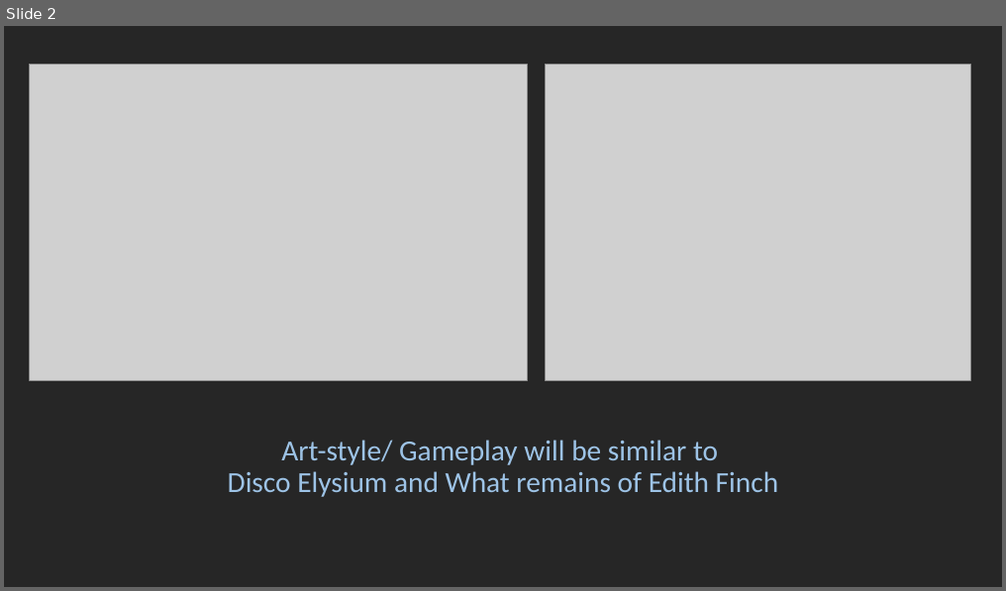
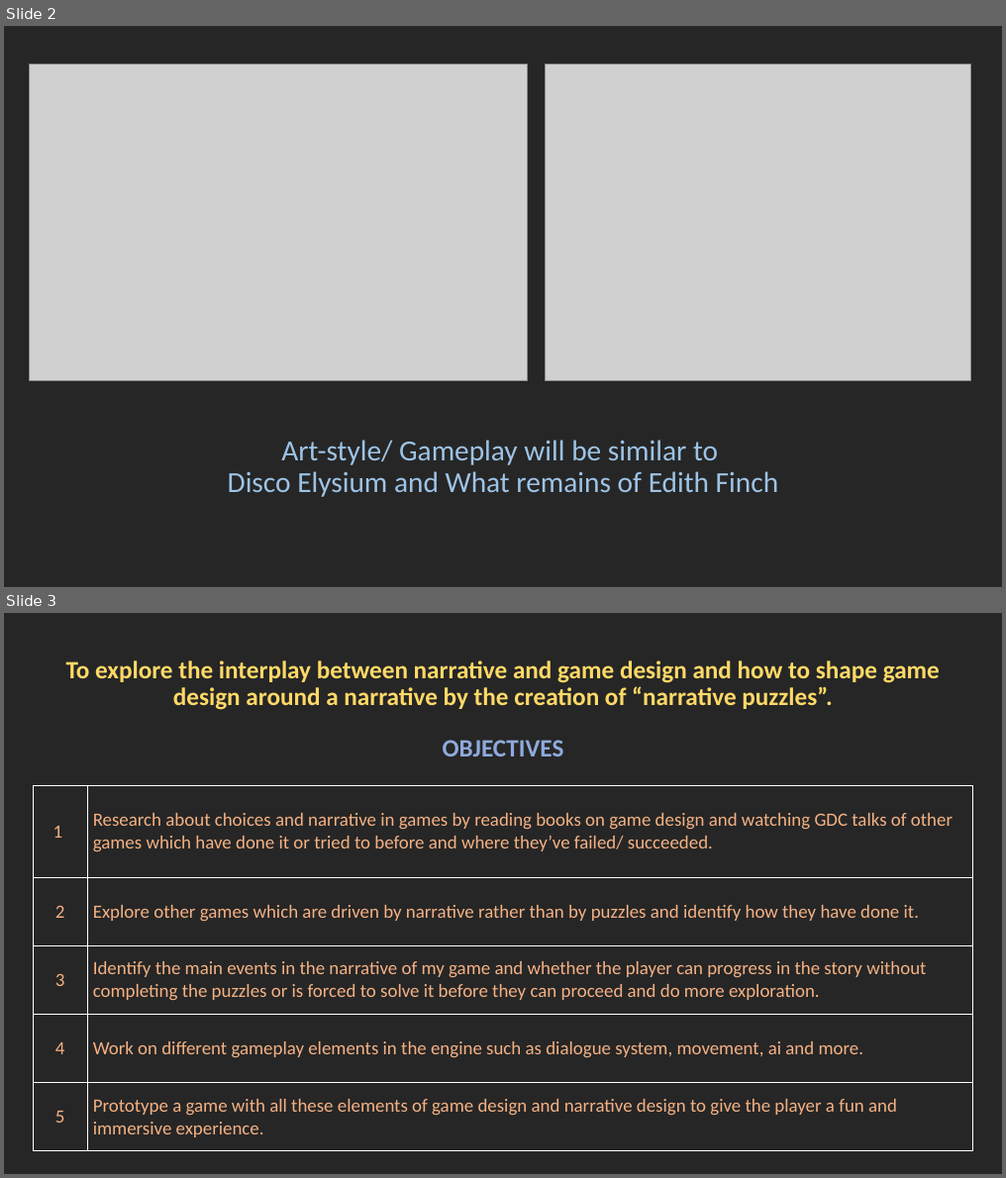
Before and after one commit to shubhgawhade/2202875-Game-Design-and-Production, a slide deck: 2. ART405 - Honours Project Proposal and Development/Presentation~ At the end of that life - Crossroads.pptx. Shown one above the other, each under a label of ours: slide 2 before the commit, slides 2 and 3 after it. The pictures are 1006x591 and 1006x1178 pixels, drawn with LibreOffice and Linux fonts; fonts in the diff are those of the drawing; grey boxes stand for pictures. Boxes give left, top, right and bottom in pixels: in the first picture for what was removed or moved away, otherwise in the second. Text is boxed around its words. In the diff, an @@ line names an element or a change of style, - is before the commit and + after.

Commit message:
Finished aim slide
- need to finish research slide and work in progress

```diff
--- a/2. ART405 - Honours Project Proposal and Development/Presentation~ At the end of that life - Crossroads.pptx
+++ b/2. ART405 - Honours Project Proposal and Development/Presentation~ At the end of that life - Crossroads.pptx
@@ slide 3 added at box(4, 613, 1002, 1174), background #262626 @@
@@ subtitle added at box(66, 661, 940, 710), 24 pt, text #FFD966, bold @@
+To explore the interplay between narrative and game design and how to shape game design around a narrative by the creation of “narrative puzzles”.
@@ text added at box(443, 740, 564, 757), 24 pt, text #8FAADC, bold @@
+OBJECTIVES
@@ table added at box(33, 786, 973, 1146), 5 rows, 2 columns @@
+1 | Research about choices and narrative in games by reading books on game design and watching GDC talks of other games which have done it or tried to before and where they’ve failed/ succeeded.
+2 | Explore other games which are driven by narrative rather than by puzzles and identify how they have done it.
+3 | Identify the main events in the narrative of my game and whether the player can progress in the story without completing the puzzles or is forced to solve it before they can proceed and do more exploration.
+4 | Work on different gameplay elements in the engine such as dialogue system, movement, ai and more.
+5 | Prototype a game with all these elements of game design and narrative design to give the player a fun and immersive experience.
```
Also in this commit, not shown: 2 other slides added, 1 other file.
